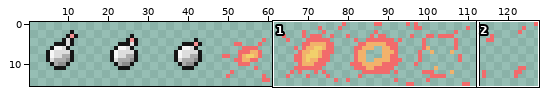
Sprite sheet, stored at Cannoon/Assets/Sprites/UI/Player UI/Bomb Heart Explosion (anim 16x).png. Above: a wide view before the commit, with the close-up outlined.
Close-up. As it was:
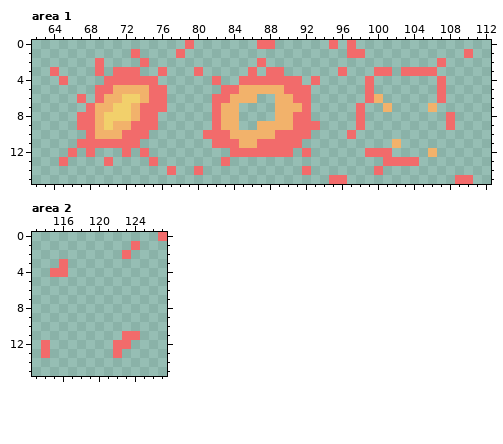
The file is 128x16 pixels. Shown: area 1: x 62..112, y 0..15; area 2: x 113..127, y 0..15. The wide view leaves out empty margins. The commit also changed other parts of the picture, which this record leaves out.
And afterwards:
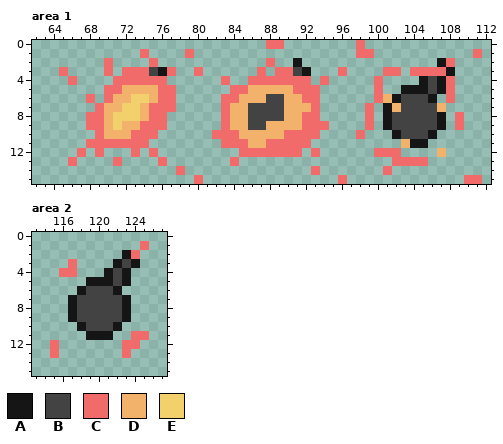
Palette (. is transparent): A #151515  B #434343  C #f26b6b  D #f2b26b  E #f2d06b
Difference:
Changed rows in their new state; - is an unchanged pixel.
Area 1:
first column x 64:
 0 ---------------.-------.-C-----.-.C-------------
 1 ---------.C---.C-----------------.-C----------.C
 2 -----.C---.C-----------.C--A---------------AC---
 3 .C---.C.--CBAC--------.C.-CBA-------.-C.---CA---
 4 -.C---.-----C-----.C-.------C.C----.C----ABAC---
 5 -----.-C---D-C-----.-C----D--C-----.C--AAABAC---
 6 ---.C.C-D-ED-C----.-C--DBB-D-C-----.CDABBBA.C---
 7 ----.C-D-ED--C----.C-DBBBB--DC----.C-ADBBBBD----
 8 ---.-CD--ED-C-----.C-DBBBB-D-C----.C-ABBBBBA.C--
 9 ---.-CDE-D--C-----.C-DBB---D--C---.C-ABBBBBA.C--
10 ----.C--D--C-----.--C----D---C---.C---ABBBA-----
11 ---.------C-------.--C-D----C---------.DAA------
12 --.C.C--.C.C--------.------C.C-----.--C---.D----
13 -.C---.C---.C------.C----------------.---C------
14 -------------.C-.-----------.C------.C----------
15 ----------------C--------------.-------------.-C
Area 2:
first column x 114:
 0 -------------.
 1 ----------.C--
 2 ---------AC---
 3 --.C----ABA---
 4 -.-C---ABA----
 5 -----AAABA----
 6 ----ABBBA-----
 7 ---ABBBBBA----
 8 ---ABBBBBA----
 9 ---ABBBBBA----
10 ----ABBBA-----
11 -----AAA-.-C--
12 .C------.-C---
13 .C------.C----
Pixel boxes of the changes (left, top, right, bottom) in both close-ups:
changed: (50, 40, 482, 184)
changed: (41, 232, 167, 358)
